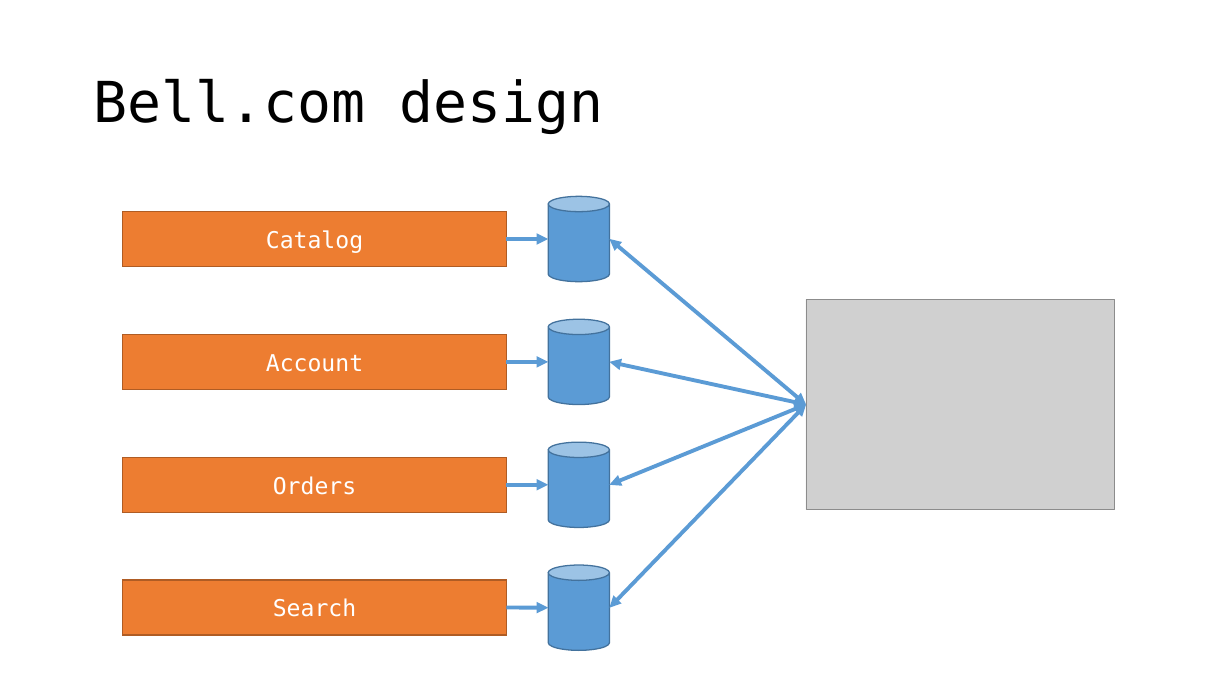
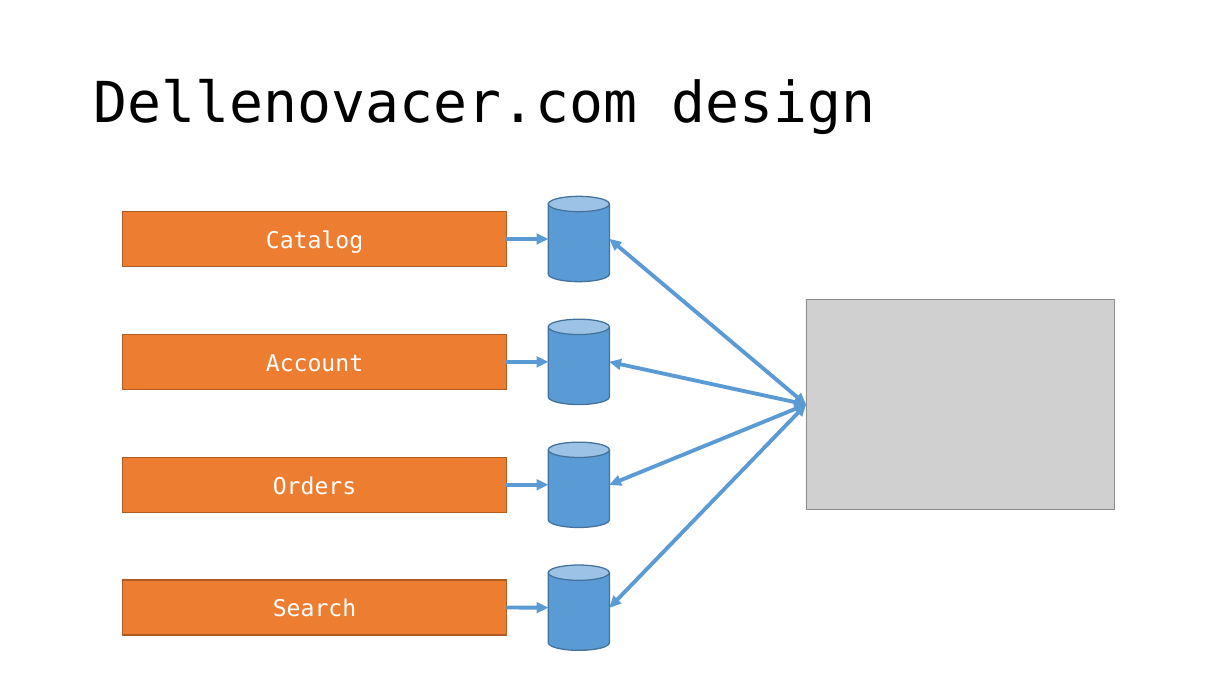
Before and after one commit to jbogard/presentations, a slide deck: slide 8 of AvoidingMicroserviceMegadisasters/AvoidingMicroserviceMegadisasters.pptx (slide 4 before the commit). Drawn at 1232x693 pixels with LibreOffice and Linux fonts; fonts in the diff are those of the drawing; grey boxes stand for pictures. Boxes give left, top, right and bottom in pixels: in the first picture for what was removed or moved away, otherwise in the second. Text is boxed around its words. In the diff, an @@ line names an element or a change of style, - is before the commit and + after.

```diff
--- a/AvoidingMicroserviceMegadisasters/AvoidingMicroserviceMegadisasters.pptx
+++ b/AvoidingMicroserviceMegadisasters/AvoidingMicroserviceMegadisasters.pptx
@@ title at bbox=[94, 78, 876, 134]: text changed @@
-Bell.com design
+Dellenovacer.com design
```
Also in this commit, not shown: 10 other slides changed, 13 slides added, 1 slide removed, 4 other files.
